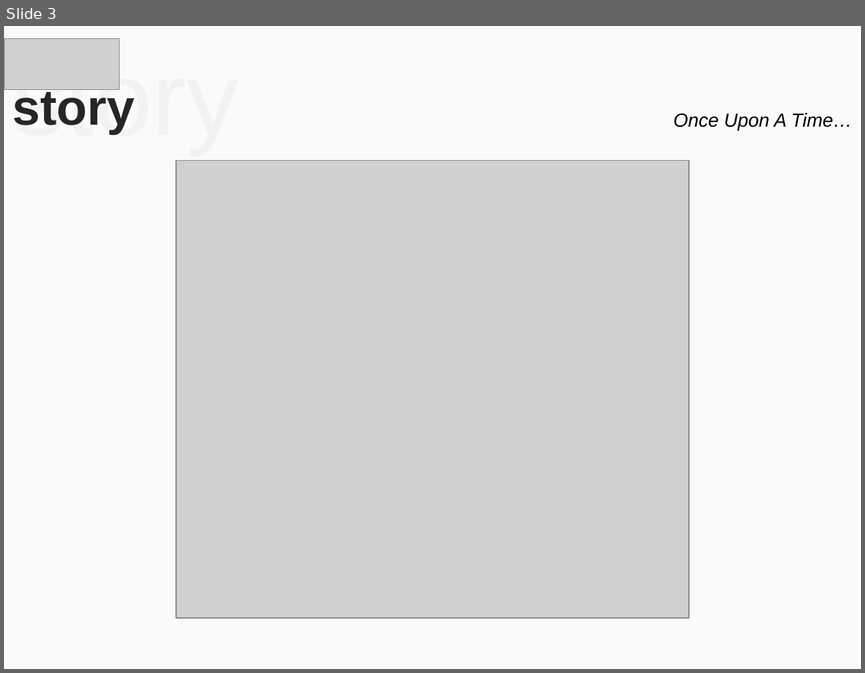
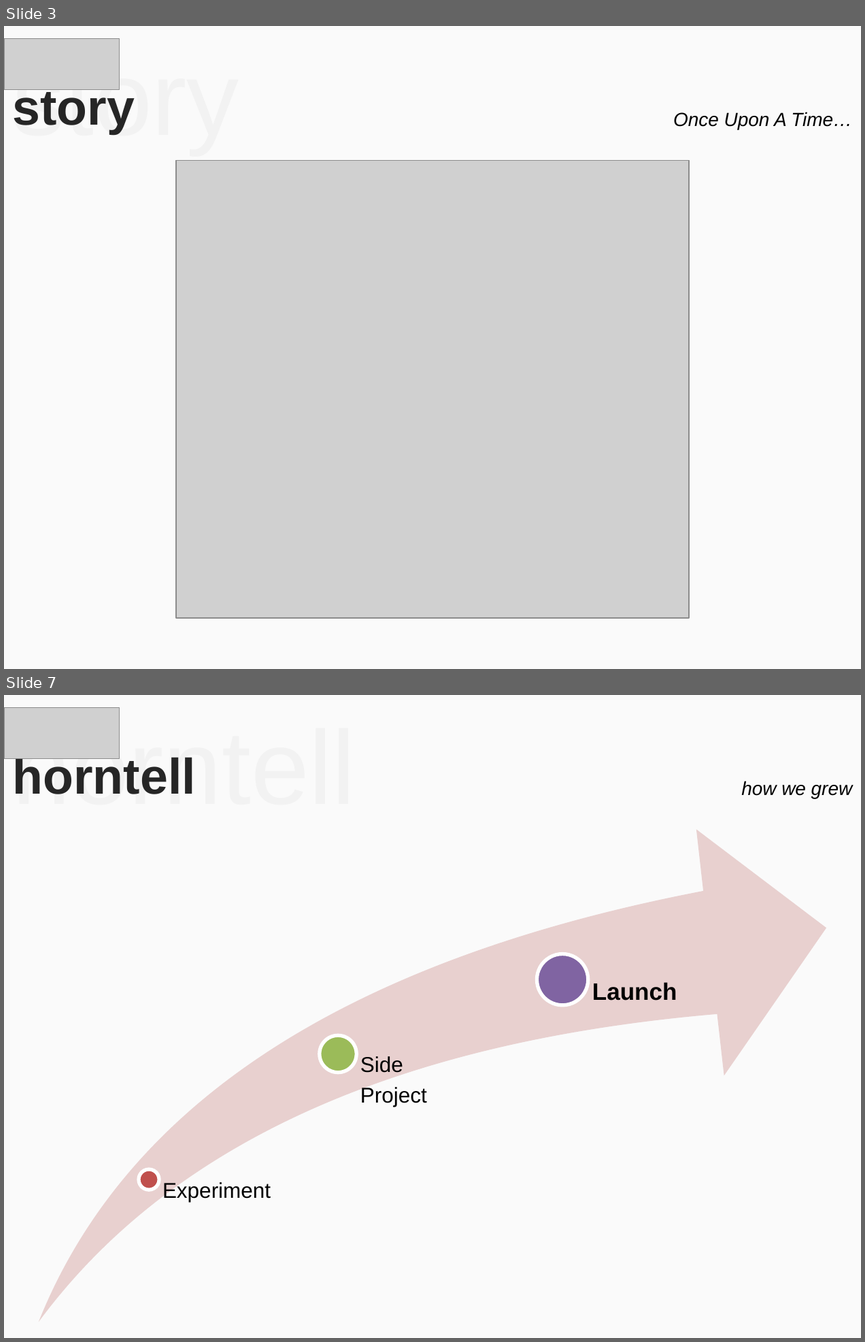
Before and after one commit to mohitmamoria/horntell-unpluggd-deck, a slide deck: Horntell - Unpluggd.pptx. Shown one above the other, each under a label of ours: slide 3 before the commit, slides 3 and 7 after it; the slides between them are not shown. The pictures are 865x673 and 865x1342 pixels, drawn with LibreOffice and Linux fonts; fonts in the diff are those of the drawing; grey boxes stand for pictures. Boxes give left, top, right and bottom in pixels: in the first picture for what was removed or moved away, otherwise in the second. Text is boxed around its words. In the diff, an @@ line names an element or a change of style, - is before the commit and + after.

```diff
--- a/Horntell - Unpluggd.pptx
+++ b/Horntell - Unpluggd.pptx
@@ slide 7 added at [4, 695, 861, 1338], background #FAFAFA @@
@@ picture added at [4, 708, 119, 759] @@
@@ text added at [12, 721, 356, 794], 88 pt, text #F2F2F2 @@
+horntell
@@ title added at [13, 754, 196, 794], 42 pt, text #262626, bold @@
+horntell
@@ text added at [741, 781, 853, 799], 16 pt, text #000000, italic @@
+how we grew
@@ group added at [38, 830, 825, 1322]: 3 ellipses, 3 texts, 1 swoosh arrow @@
+Experiment
+Side
+Project
+Launch
```
Also in this commit, not shown: 1 slide changed, 11 other slides added, 7 slides removed, 9 other files.
